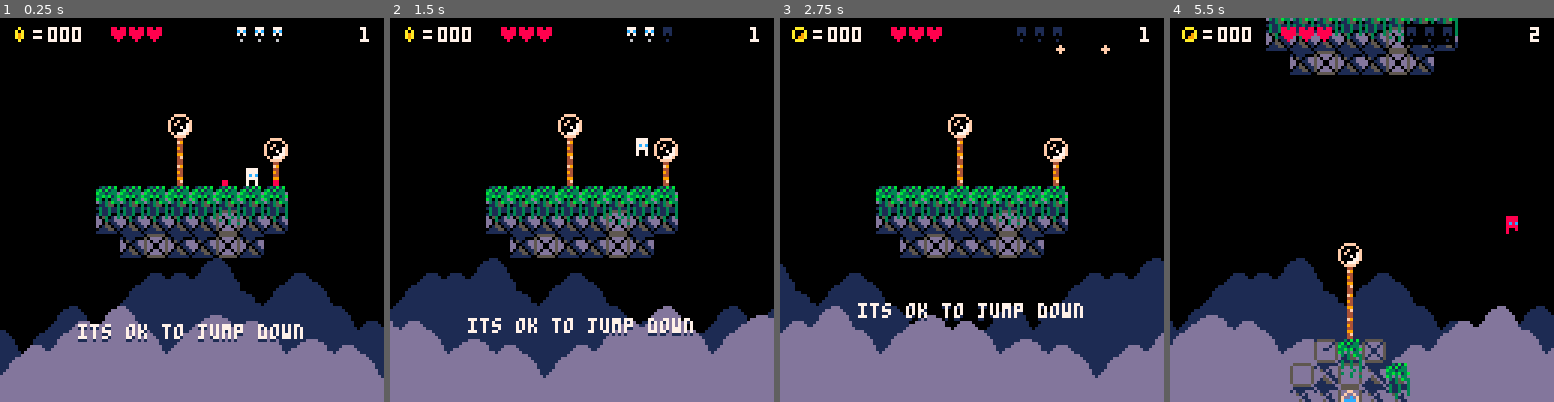
Above: before the commit, frames 1-4 (left to right).
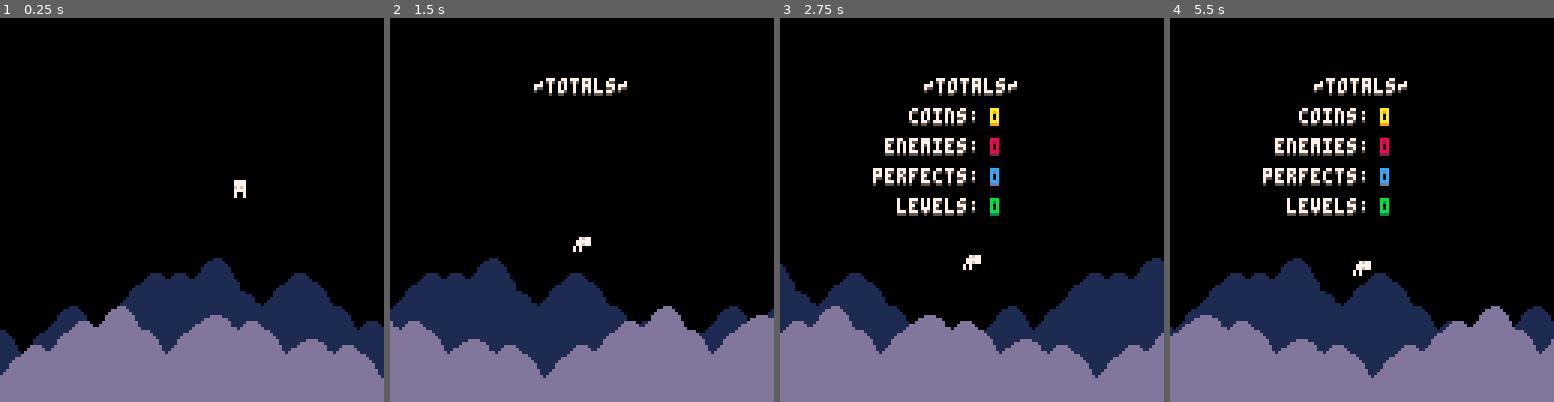
Above: after the commit, the same moments.

Repository: rdelos747/pico8
Game: PICO-8 cartridge jumper.p8
The game is run twice, just before and just after one commit, with the same random seed, the same clock (stepped at 60 frames per second) and the same inputs.
Inputs:
- Up to frame 1 (0.25 s): no input
- Up to frame 2 (1.5 s): tap X (X key) at 0.33, 1.07 s; tap O (Z key) at 0.7 s
- Up to frame 3 (2.75 s): hold Right 1.6-2.1 s; tap O (Z key) at 1.7, 2.1, 2.5 s; tap X (X key) at 1.85 s; hold Up 2.15-2.42 s; hold Right from 2.47 s (still down)
- Up to frame 4 (5.5 s): tap O (Z key) every 0.4 s from 2.9 to 5.3 s; tap X (X key) at 2.97, 4.08, 5.2 s; release Right at 3.03 s; hold Left 3.08-3.58 s; hold Down 3.63-3.97 s; hold Right 4.02-4.68 s; hold Up 4.73-5.03 s; hold Left from 5.08 s (still down)

The runs differ from the first frame. In frame 1, 9.9% of the frame differs, in the area x 3-97%, y 2-85%; in frame 2, 10%; in frame 3, 12%; in frame 4, 13%, in the area x 0-100%, y 0-100%.

Commit message:
Wed Jul 24 00:51:24 EDT 2019

Diff:
--- a/jumper.p8
+++ b/jumper.p8
@@ -134,6 +134,10 @@
 	pause=0
 	hit=0
 	perfect=0
+	total_coin=0
+	total_perf=0
+	total_enim=0
+	total_lvls=0
 	--functions
 	init_parallax()
 	//init_level()
@@ -161,6 +165,11 @@
 
 	if perfect>0 then
 		draw_perfect()
+		return
+	end
+
+	if pp.hp<=0 then
+		draw_player_dead()
 		return
 	end
 
@@ -211,6 +220,12 @@
 			update_shopping()
 			return
 		end
+
+		if pp.hp<=0 then
+			player_dead()
+			return
+		end
+
 		update_player()
 		update_bullets()
 		update_bats()
@@ -316,13 +331,16 @@
 		water_dist=10,
 		shoot=0,
 		w_tm=0,
-		hp=3,
+		hp=0,
 		hp_max=3,
 		hit=0,
 		hit_dx=0,
 		hit_dy=0,
 		shopping=false,
 		can_shop=false,
+		d_tm0=0, --die animation
+		d_tm1=0, --die rest animation
+		d_cntr=false
 	}
 end
 
@@ -506,7 +524,7 @@
 end
 
 function player_hit(x,y)
-	if(hit>0)return
+	if(hit>0 or pp.hit>0)return
 	pp.hp-=1
 	pp.hit=5
 	//set_hit()
@@ -522,15 +540,80 @@
 	end
 end
 
+function player_dead()
+	if pp.d_tm0<3 then
+		pp.d_tm0+=0.1
+	else
+		pp.d_tm1+=0.01
+	end
+	//elseif pp.d_cntr then
+	//	pp.d_tm1+=0.01
+	//end
+	if pp.d_cntr==false then
+		pp.d_cntr=true
+		if flr(pp.x) != 64 then
+			pp.d_cntr=false
+			pp.x+=sgn(64-pp.x)*0.5
+		end
+		if flr(pp.y) != 84 then
+			pp.d_cntr=false
+			pp.y+=sgn(84-pp.y)*0.5
+		end
+	else
+		pp.y+=sin(pp.d_tm1)*0.4
+	end
+end
+
+function draw_player_dead()
+	spr(100+flr(pp.d_tm0),
+		pp.x-4,pp.y-4)
+
+	-- totals
+	if pp.d_tm1>0.1 then
+		print("~totals~",48,21,5)
+		print("~totals~",48,20,7)
+	end
+	-- total coins
+	if pp.d_tm1>0.2 then
+		print("coins:",43,31,5)
+		print("coins:",43,30,7)
+		print(total_coin,70,31,9)
+		print(total_coin,70,30,10)
+	end
+	-- total enemies
+	if pp.d_tm1>0.3 then
+		print("enemies:",35,41,5)
+		print("enemies:",35,40,7)
+		print(total_enim,70,41,2)
+		print(total_enim,70,40,8)
+	end
+	-- total perfects
+	if pp.d_tm1>0.4 then
+		print("perfects:",31,51,5)
+		print("perfects:",31,50,7)
+		print(total_perf,70,51,13)
+		print(total_perf,70,50,12)
+	end
+	-- total levels
+	if pp.d_tm1>0.5 then
+		print("levels:",39,61,5)
+		print("levels:",39,60,7)
+		print(total_lvls,70,61,3)
+		print(total_lvls,70,60,11)
+	end
+end
+
 function touch_coin()
 	for c in all(coins)do
 		if flr(pp.x/8)==c.i and
 					flr(pp.y/8)==c.j then
 			del(coins,c)
 			pp.coin+=c.val
+			total_coin+=c.val
 			add_flare(pp.x,pp.y,c.val)
 			if #coins==0 then
 				perfect=1
+				total_perf+=1
 				pp.coin+=50
 			end
 			if pp.coin>p_max_coin then
@@ -751,7 +834,10 @@
 function damage_bat(b)
 	add_flash(b.x,b.y)
 	b.hp-=1
-	if(b.hp<=0)del(bats,b)
+	if b.hp<=0 then
+		del(bats,b)
+		total_enim+=1
+	end
 end
 
 -- ==========
@@ -761,6 +847,7 @@
 function init_scroll()
 	scroll=1
 	l_num+=1
+	total_lvls+=1
 	for c in all(coins)do
 		del(coins,c)
 	end
@@ -1480,13 +1567,13 @@
 00888800000880000008800000088000000000000000000000000000000000001811000000000000000000000000000000000000000000000000000000000000
 00000000000000000000000000000000000000000000000000000000000000000100000000000000000000000000000000000000000000000000000000000000
 00000000000000000000000000000000000000000000000000000000000000000000000000000000000000000000000000000000000000000000000000000000
-00bbbb00000bb000000bb000000bb000000000000000000000000000000000000000000000000000000000000000000000000000000000000000000000000000
-0bbbbbb000bbbb00000bb00000bbbb00007777000000000000000000000000000000000000000000000000000000000000000000000000000000000000000000
-0bbbb3b000bb3b00000bb00000b3bb00007777000000000000000000000000000000000000000000000000000000000000000000000000000000000000000000
-0bbbb3b000bb3b00000bb00000b3bb00006767000000000000000000000000000000000000000000000000000000000000000000000000000000000000000000
-0bb33bb000bbbb00000bb00000bbbb00007777000000000000000000000000000000000000000000000000000000000000000000000000000000000000000000
-00bbbb00000bb000000bb000000bb000007007000000000000000000000000000000000000000000000000000000000000000000000000000000000000000000
-00000000000000000000000000000000007007000000000000000000000000000000000000000000000000000000000000000000000000000000000000000000
+00bbbb00000bb000000bb000000bb000000000000000700000006700000000000000000000000000000000000000000000000000000000000000000000000000
+0bbbbbb000bbbb00000bb00000bbbb00007777000006777000077770000767700000000000000000000000000000000000000000000000000000000000000000
+0bbbb3b000bb3b00000bb00000b3bb00007777000077777000776770007777700000000000000000000000000000000000000000000000000000000000000000
+0bbbb3b000bb3b00000bb00000b3bb00006767000077670007777770007767700000000000000000000000000000000000000000000000000000000000000000
+0bb33bb000bbbb00000bb00000bbbb00007777000077770007077000070700000000000000000000000000000000000000000000000000000000000000000000
+00bbbb00000bb000000bb000000bb000007007000070070007007000070700000000000000000000000000000000000000000000000000000000000000000000
+00000000000000000000000000000000007007000000070000000000000000000000000000000000000000000000000000000000000000000000000000000000
 
 
 
